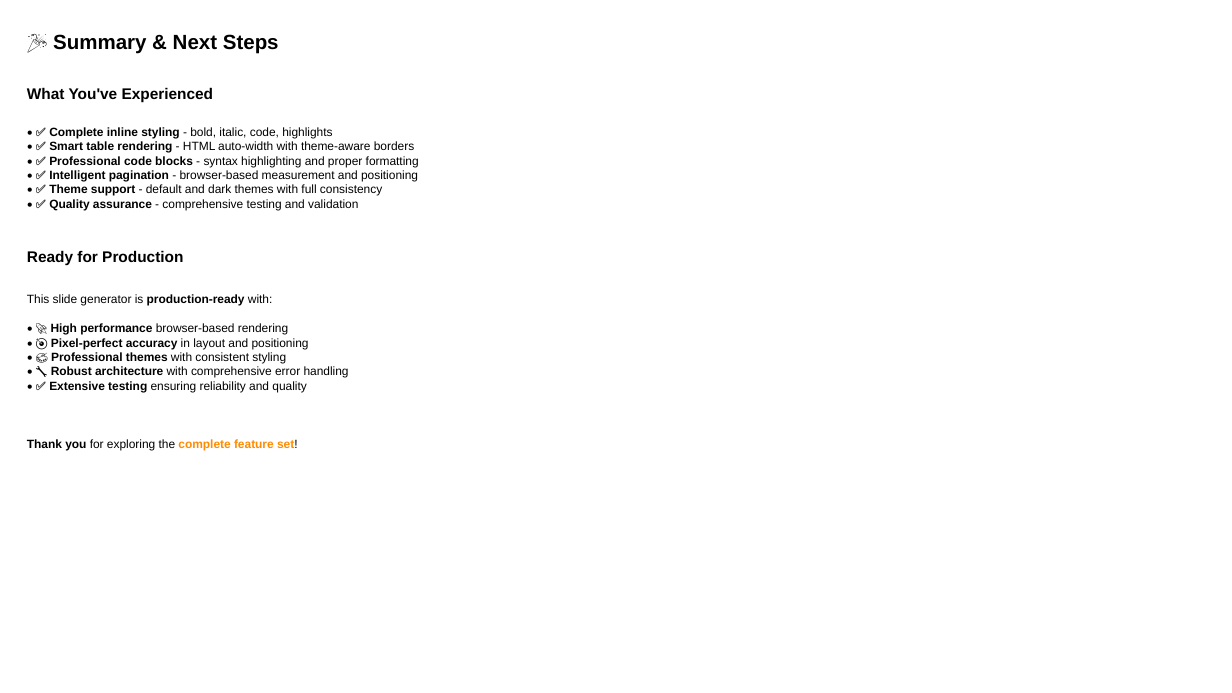
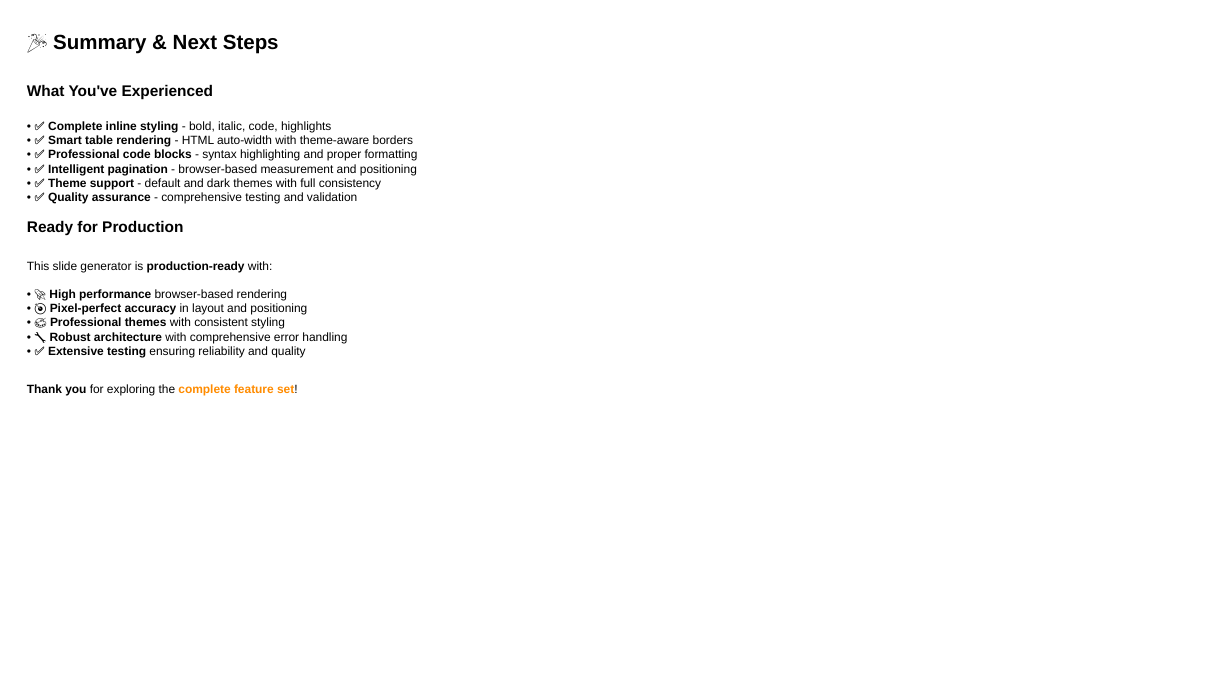
Before and after one commit to louisazhou/slidegenerator, a slide deck: slide 13 of output/comprehensive_demo_default.pptx. Drawn at 1232x693 pixels with LibreOffice and Linux fonts; fonts in the diff are those of the drawing. Boxes give left, top, right and bottom in pixels: in the first picture for what was removed or moved away, otherwise in the second. Text is boxed around its words. In the diff, an @@ line names an element or a change of style, - is before the commit and + after.

Commit message:
fix table rendering issues, ensure WYSIWYG as much as possible between paginated html and the rendered pptx

```diff
--- a/output/comprehensive_demo_default.pptx
+++ b/output/comprehensive_demo_default.pptx
@@ text "What You've Experienced": place and size @@
-text "What You've Experienced" at <box>27,87,214,103</box>
+text "What You've Experienced" at <box>27,84,214,99</box>
@@ text "• ✅ Complete inline styling ..." at <box>48,121,418,204</box>: font Calibri to Arial in "•", "•", "•", "•" and 2 more places @@
@@ text "Ready for Production": place and size @@
-text "Ready for Production" at <box>27,250,183,266</box>
+text "Ready for Production" at <box>27,220,183,235</box>
@@ text "This slide generator is production-ready ...": place and size @@
-text "This slide generator is production-ready ..." at <box>27,294,272,306</box>
+text "This slide generator is production-ready ..." at <box>27,261,272,272</box>
@@ text "• 🚀 High performance browser-based ...": place and size @@
-text "• 🚀 High performance browser-based ..." at <box>49,323,349,392</box>
+text "• 🚀 High performance browser-based ..." at <box>48,289,347,358</box>
@@ text "• 🚀 High performance browser-based ..." at <box>48,289,347,358</box>: font Calibri to Arial in "•", "•", "•", "•" and 1 more places @@
@@ text "Thank you for exploring the ...": place and size @@
-text "Thank you for exploring the ..." at <box>27,439,298,451</box>
+text "Thank you for exploring the ..." at <box>27,384,298,396</box>
```
Also in this commit, not shown: 19 other slides changed, 13 other files.
